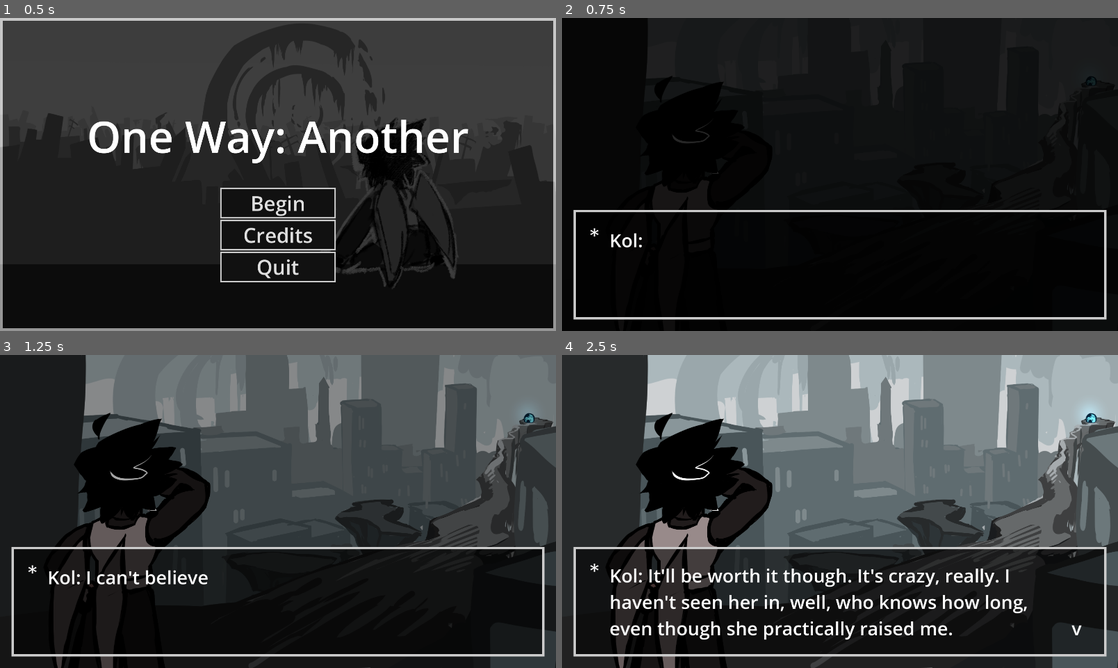
Above: before the commit, frames 1-4 (two rows, left to right).
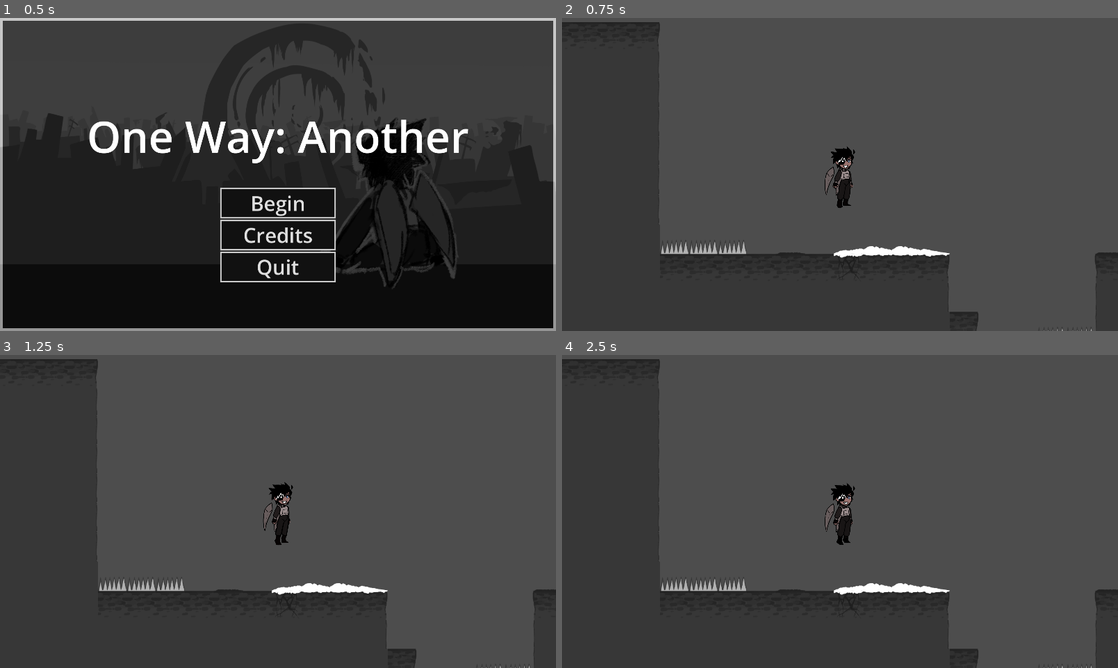
Above: after the commit, the same moments.

Repository: ndullagh/one-way-another
Game: Godot game, scene res://scenes/UI/title_screen.tscn
Two runs of this game, one before a commit and one after it. Both use one fixed random seed, a clock stepped at 60 frames per second and the inputs below. The engine's default icon, where the game draws it, is replaced by a stand-in: a white triangle on a blue panel in a dark square. Sound files missing from this copy of the repository are replaced by a short silence.
Inputs:
- Up to frame 1 (0.5 s): no input
- Up to frame 2 (0.75 s): click "Begin" at 0.5 s
- Up to frame 3 (1.25 s): no input
- Up to frame 4 (2.5 s): tap Enter (ui_accept) at 1.25 s; hold Right (ui_right) from 1.28 s (still down); tap Q (shoot) at 1.35, 2.1 s; tap Space (jump) at 1.52, 2.27 s

Frame 1 is identical in both runs. In frame 2, 99% of the frame differs, in the area x 0-100%, y 0-100%; in frame 3, 72%; in frame 4, 77%.

Commit message:
addeda bit for level 3

Diff:
--- a/scenes/main/levels/level 3/node_2d.tscn
+++ b/scenes/main/levels/level 3/node_2d.tscn
@@ -6,6 +6,7 @@
 [ext_resource type="Texture2D" uid="uid://c3by4quto6g0v" path="res://bgs/near.png" id="4_u4lh7"]
 [ext_resource type="Texture2D" uid="uid://c6lvfsr0jnpfj" path="res://bgs/overlay.png" id="5_cfi4l"]
 [ext_resource type="PackedScene" uid="uid://b1mb07oy3cv70" path="res://scenes/main/kol/kol.tscn" id="6_iv1di"]
+[ext_resource type="PackedScene" uid="uid://bbtg7stpmp3sj" path="res://scenes/main/levels/level 1(3 duplicate)/projectile.tscn" id="7_rob7i"]
 [ext_resource type="Script" path="res://scripts/UI/death_screen.gd" id="24_0aoxm"]
 [ext_resource type="Texture2D" uid="uid://c4hyksx7c8txu" path="res://tiles/spikes.png" id="45_c1gpj"]
 [ext_resource type="Texture2D" uid="uid://glgn1btyahcj" path="res://icon.svg" id="46_q05ki"]
@@ -124,8 +125,10 @@
 [node name="Node2D" type="Node2D"]
 
 [node name="BG" type="ParallaxBackground" parent="."]
+visible = false
 
 [node name="Farthest_BG" type="ParallaxLayer" parent="BG"]
+visible = false
 position = Vector2(0, 2000)
 motion_scale = Vector2(0, 0)
 motion_offset = Vector2(0, 1000)
@@ -169,6 +172,10 @@
 texture = ExtResource("5_cfi4l")
 
 [node name="Kol" parent="." instance=ExtResource("6_iv1di")]
+projectile_scene = ExtResource("7_rob7i")
+
+[node name="ShootPoint" type="Node2D" parent="Kol"]
+position = Vector2(69, 1)
 
 [node name="SpikeLayer" type="TileMapLayer" parent="."]
 tile_map_data = PackedByteArray("AABGAAUAAAAAAAAAAFBGAAkAAAAAAAAAAFBGAAoAAAAAAAAAAFBIAAYAAAAAAAAAAGBIAAcAAAAAAAAAAGBKAA …(1136 unchanged characters)…
@@ -180,8 +187,10 @@
 navigation_visibility_mode = 1
 
 [node name="Textbox" parent="." instance=ExtResource("48_kxrha")]
+visible = false
 
 [node name="text_area" type="Area2D" parent="."]
+visible = false
 position = Vector2(254, -776)
 script = ExtResource("50_ksb3e")
 
@@ -190,6 +199,7 @@
 shape = SubResource("RectangleShape2D_71w0r")
 
 [node name="text_area2" type="Area2D" parent="."]
+visible = false
 position = Vector2(10085, -210)
 script = ExtResource("51_ll73u")
 
@@ -198,6 +208,7 @@
 shape = SubResource("RectangleShape2D_71w0r")
 
 [node name="text_area3" type="Area2D" parent="."]
+visible = false
 position = Vector2(27060, -1169)
 script = ExtResource("52_hes0g")
 
@@ -206,6 +217,7 @@
 shape = SubResource("RectangleShape2D_71w0r")
 
 [node name="text_area5" type="Area2D" parent="."]
+visible = false
 position = Vector2(18236, 1613)
 script = ExtResource("53_jvi07")
 
@@ -214,29 +226,37 @@
 shape = SubResource("RectangleShape2D_71w0r")
 
 [node name="text_area6" type="Area2D" parent="."]
+visible = false
 position = Vector2(41972, -754)
 script = ExtResource("54_qxoul")
 
 [node name="CollisionShape2D" type="CollisionShape2D" parent="text_area6"]
+visible = false
 position = Vector2(338.25, 534)
 shape = SubResource("RectangleShape2D_71w0r")
 
 [node name="Area2D" parent="." instance=ExtResource("55_gp5rp")]
+visible = false
 
 [node name="Area2D2" parent="." instance=ExtResource("56_on4se")]
+visible = false
 position = Vector2(12708, 313)
 
 [node name="Area2D3" parent="." instance=ExtResource("57_x4fs3")]
+visible = false
 position = Vector2(15209, 3473)
 
 [node name="Area2D4" parent="." instance=ExtResource("58_c7ovb")]
+visible = false
 position = Vector2(20100, 1377)
 
 [node name="Area2D5" parent="." instance=ExtResource("59_5j55t")]
+visible = false
 
 [node name="Area2D6" parent="." instance=ExtResource("60_xtw1g")]
 
 [node name="death_screen" parent="." instance=ExtResource("61_48vir")]
+visible = false
 script = ExtResource("24_0aoxm")
 
 [node name="AudioStreamPlayer" type="AudioStreamPlayer" parent="."]
Not shown: 1 places in scenes/main/levels/level 3/node_2d.tscn that only renumber resources
Not shown, added: ls
